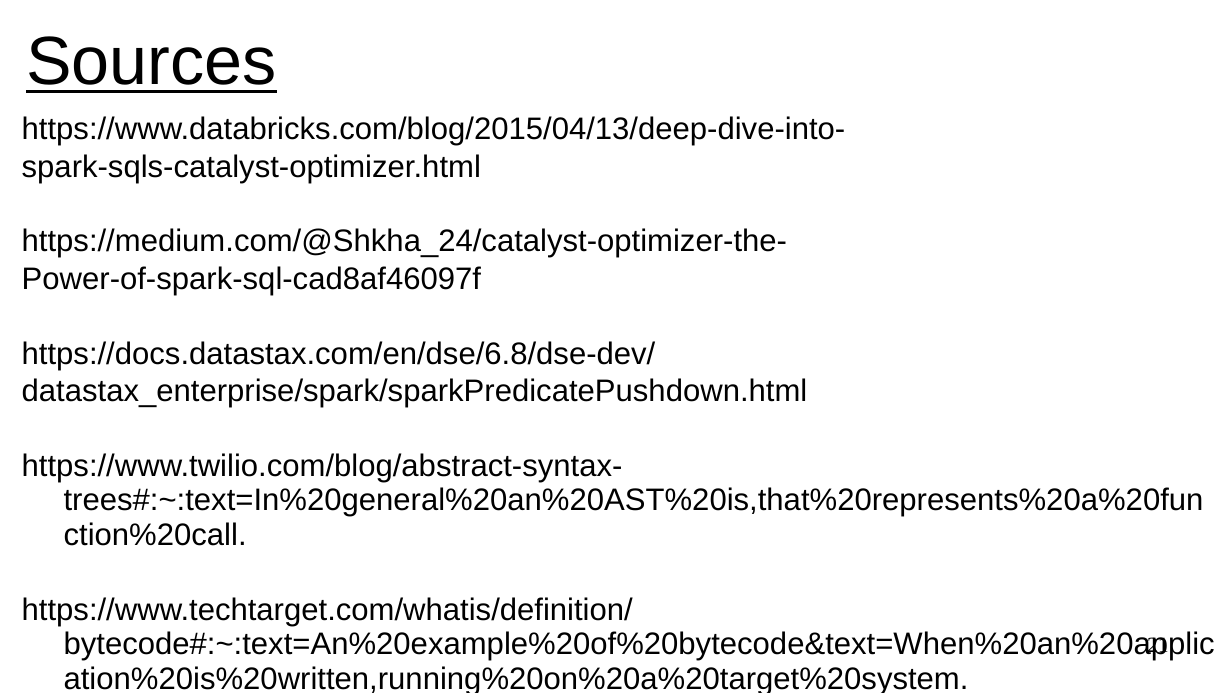
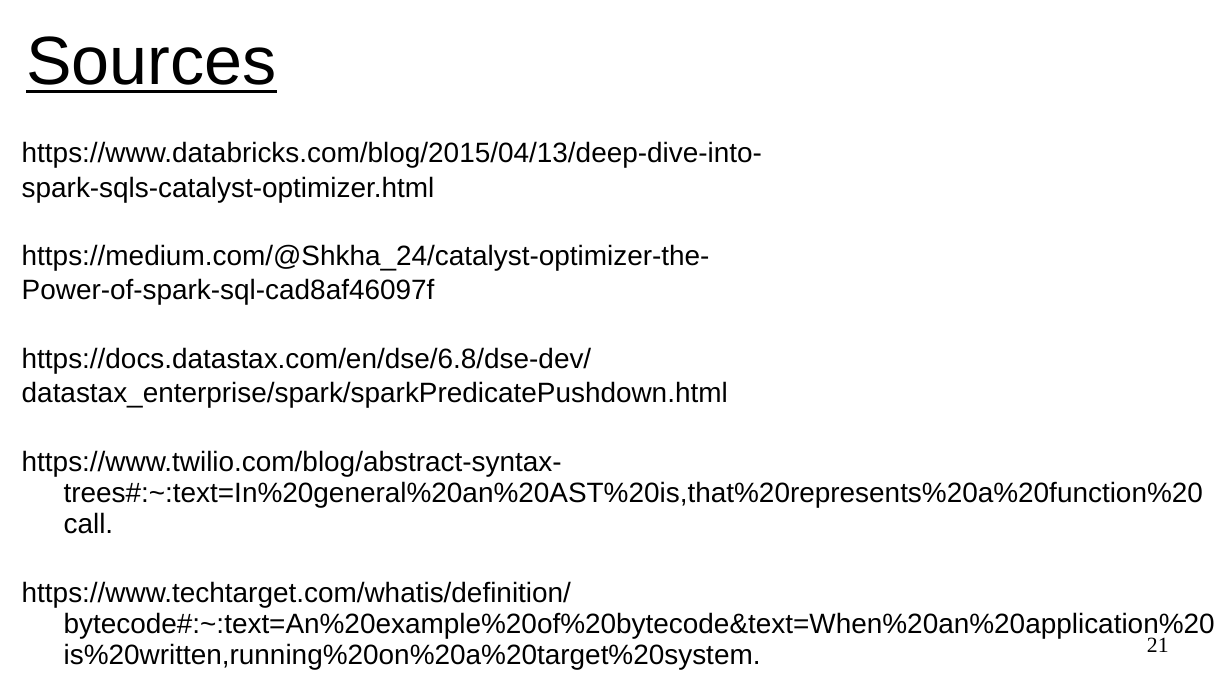
Before and after one commit to UVADS/distributed_computing, a slide deck: slide 21 of 03_dataframes_and_spark_sql/content_catalyst_optimizer/calalyst_optimizer_for_spark_sql.ppt. Drawn at 1232x693 pixels with LibreOffice and Linux fonts; fonts in the diff are those of the drawing. Boxes give left, top, right and bottom in pixels: in the first picture for what was removed or moved away, otherwise in the second. Text is boxed around its words. In the diff, an @@ line names an element or a change of style, - is before the commit and + after.

Commit message:
updated catalyst slides

```diff
--- a/03_dataframes_and_spark_sql/content_catalyst_optimizer/calalyst_optimizer_for_spark_sql.ppt
+++ b/03_dataframes_and_spark_sql/content_catalyst_optimizer/calalyst_optimizer_for_spark_sql.ppt
@@ subtitle "https://www.databricks.com/blog/2015/04/13/deep-dive-into-" at box(22, 141, 1215, 669): size 20 to 18 pt @@
@@ page number rewrapped from box(1147, 637, 1169, 658) to box(1147, 637, 1169, 652) @@
```
Also in this commit, not shown: 2 other slides changed, 1 other file.
